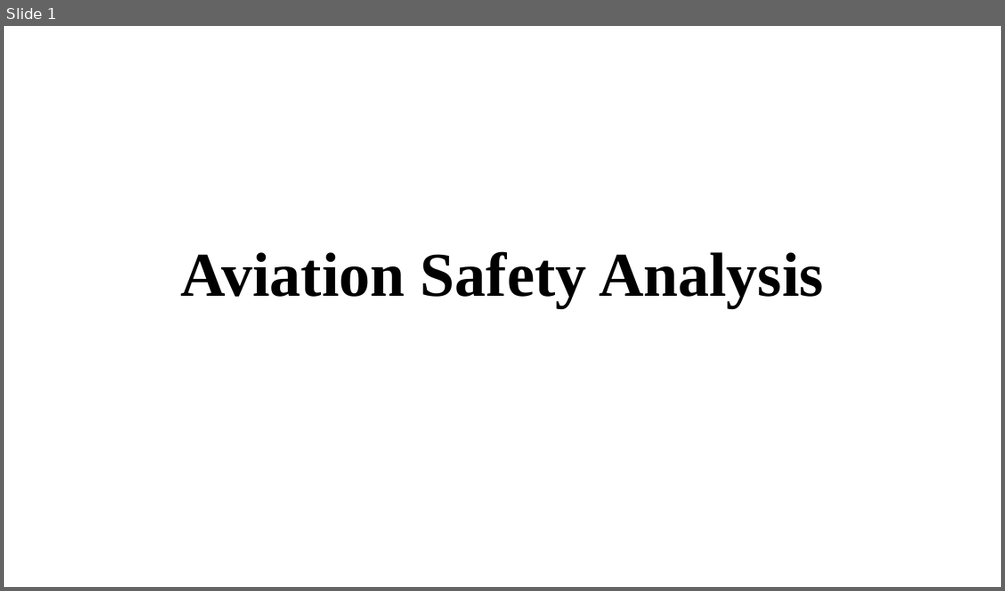
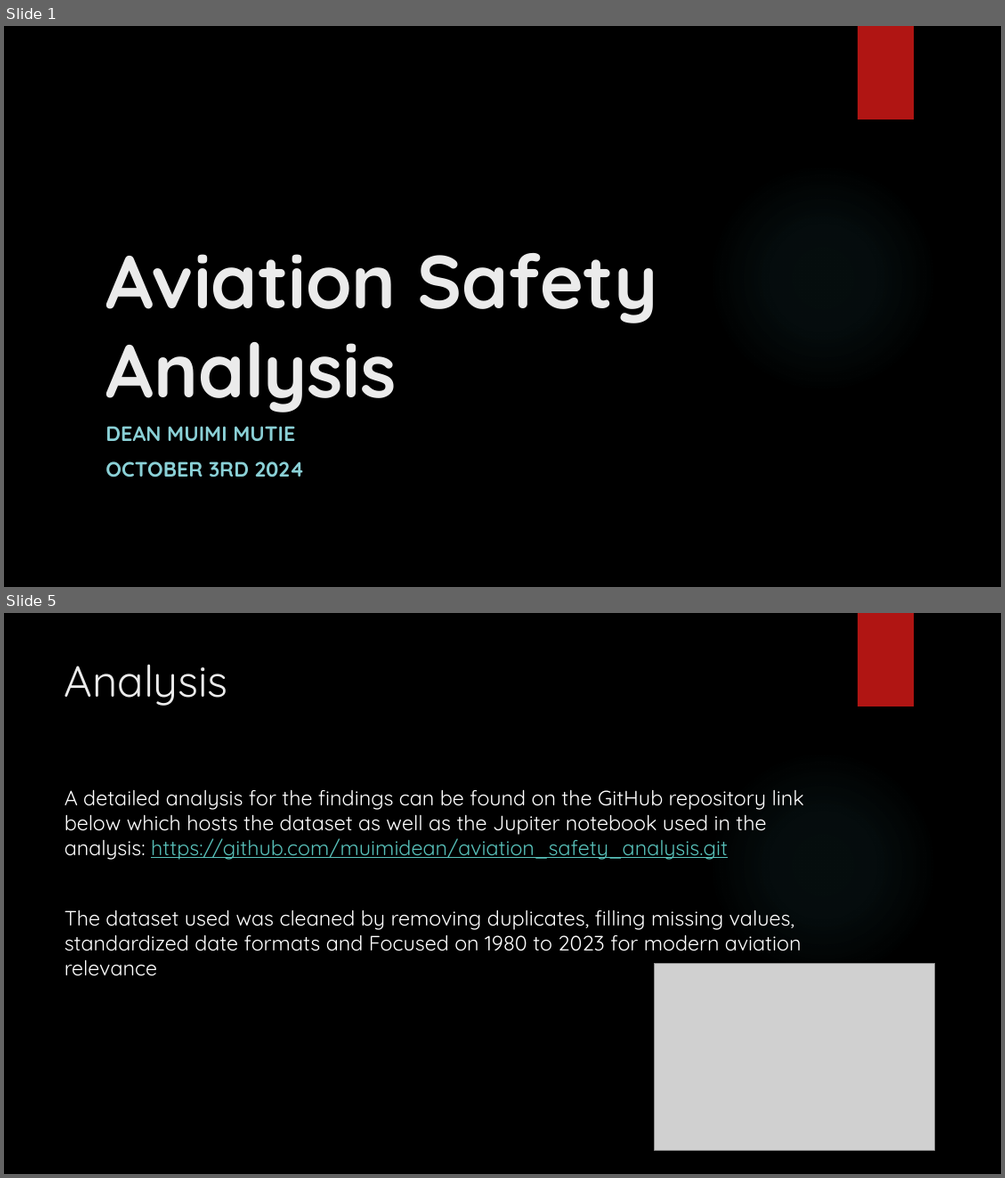
Before and after one commit to muimidean/aviation_safety_analysis, a slide deck: Aviation_Safety_Analysis_Presentation.pptx. Shown one above the other, each under a label of ours: slide 1 before the commit, slides 1 and 5 after it; the slides between them are not shown. The pictures are 1005x591 and 1005x1178 pixels, drawn with LibreOffice and Linux fonts; fonts in the diff are those of the drawing; grey boxes stand for pictures; background and template pictures are left out. Boxes give left, top, right and bottom in pixels: in the first picture for what was removed or moved away, otherwise in the second. Text is boxed around its words. In the diff, an @@ line names an element or a change of style, - is before the commit and + after.

```diff
--- a/Aviation_Safety_Analysis_Presentation.pptx
+++ b/Aviation_Safety_Analysis_Presentation.pptx
@@ slide 5 added at (4,613,1001,1174), background picture (left out); not listed: 2 template elements that a slide beside it also shows @@
@@ title added at (65,664,228,706), 42 pt, text #EBEBEB @@
+Analysis
@@ text added at (65,789,804,976), 20 pt, text #FFFFFF @@
+A detailed analysis for the findings can be found on the GitHub repository link below which hosts the dataset as well as the Jupiter notebook used in the analysis: https://github.com/muimidean/aviation_safety_analysis.git
+The dataset used was cleaned by removing duplicates, filling missing values, standardized date formats and Focused on 1980 to 2023 for modern aviation relevance
@@ picture added at (654,963,934,1150) @@
@@ slide 1 changed as well @@
@@ background #FFFFFF to picture (left out) @@
@@ rectangle added at (858,26,914,119), fill #B01513 @@
@@ title "Aviation Safety Analysis": place and size @@
-title "Aviation Safety Analysis" at (181,251,824,308)
+title "Aviation Safety Analysis" at (105,253,658,412)
@@ title "Aviation Safety Analysis" at (105,253,658,412): size 60 to 72 pt, font Times New Roman to Quicksand, text colour #000000 to #EBEBEB; alignment centre to left; line spacing 0.9 to 1 @@
@@ ellipse added at (708,163,938,394), fill gradient #50B9C1 @@
@@ subtitle added at (105,426,305,477), 20 pt, text #8AD0D6, bold @@
+DEAN MUIMI MUTIE
+OCTOBER 3RD 2024
```
Also in this commit, not shown: 2 other slides changed, 8 other slides added, 2 slides removed.
